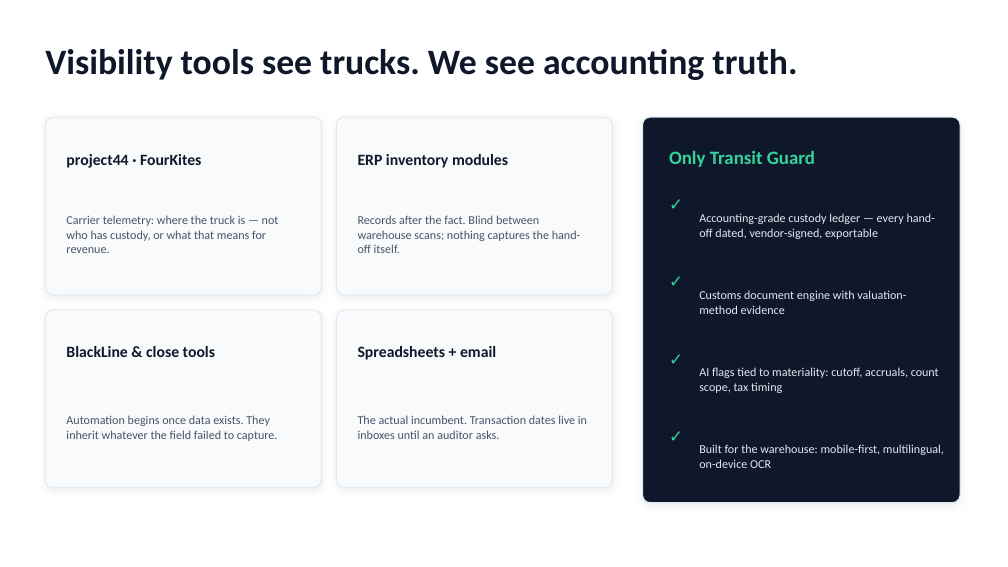
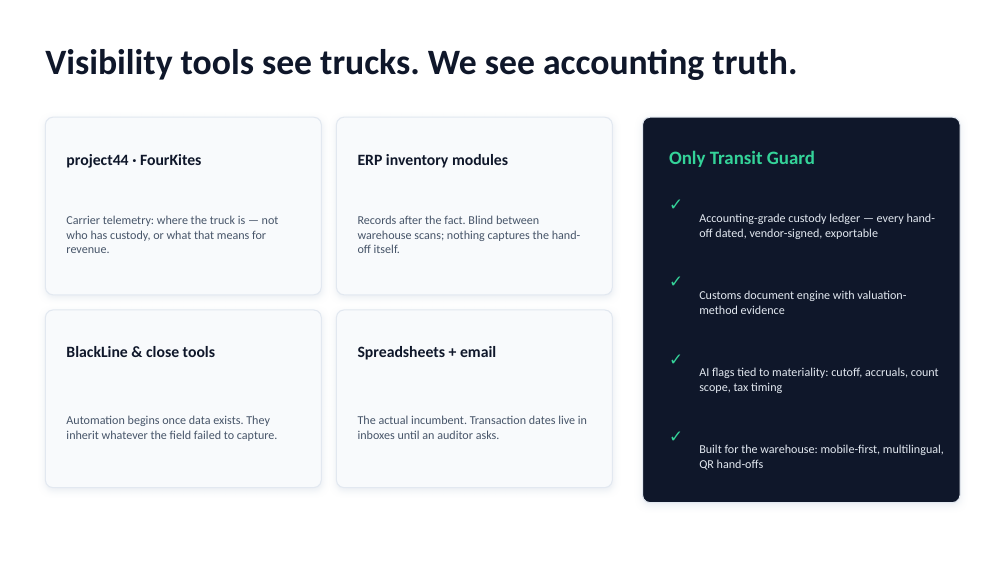
Before and after one commit to jessiesfaith/transit-guard, a slide deck: slide 10 of deck/Transit_Guard_Pitch.pptx. Drawn at 1008x567 pixels with LibreOffice and Linux fonts; fonts in the diff are those of the drawing. Boxes give left, top, right and bottom in pixels: in the first picture for what was removed or moved away, otherwise in the second. Text is boxed around its words. In the diff, an @@ line names an element or a change of style, - is before the commit and + after.

```diff
--- a/deck/Transit_Guard_Pitch.pptx
+++ b/deck/Transit_Guard_Pitch.pptx
@@ text at [699, 444, 944, 470]: text changed @@
-Built for the warehouse: mobile-first, multilingual, on-device OCR
+Built for the warehouse: mobile-first, multilingual, QR hand-offs
```
Also in this commit, not shown: 2 other slides changed, 18 other files.
